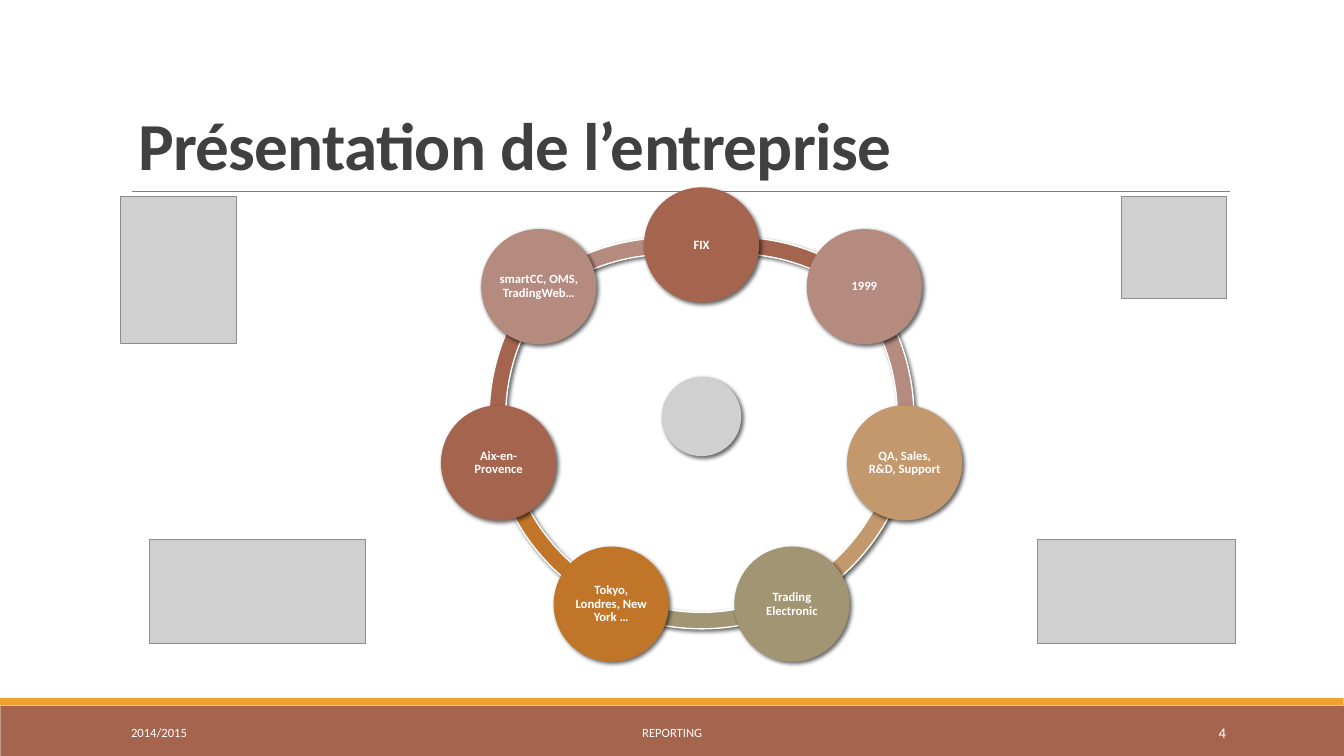
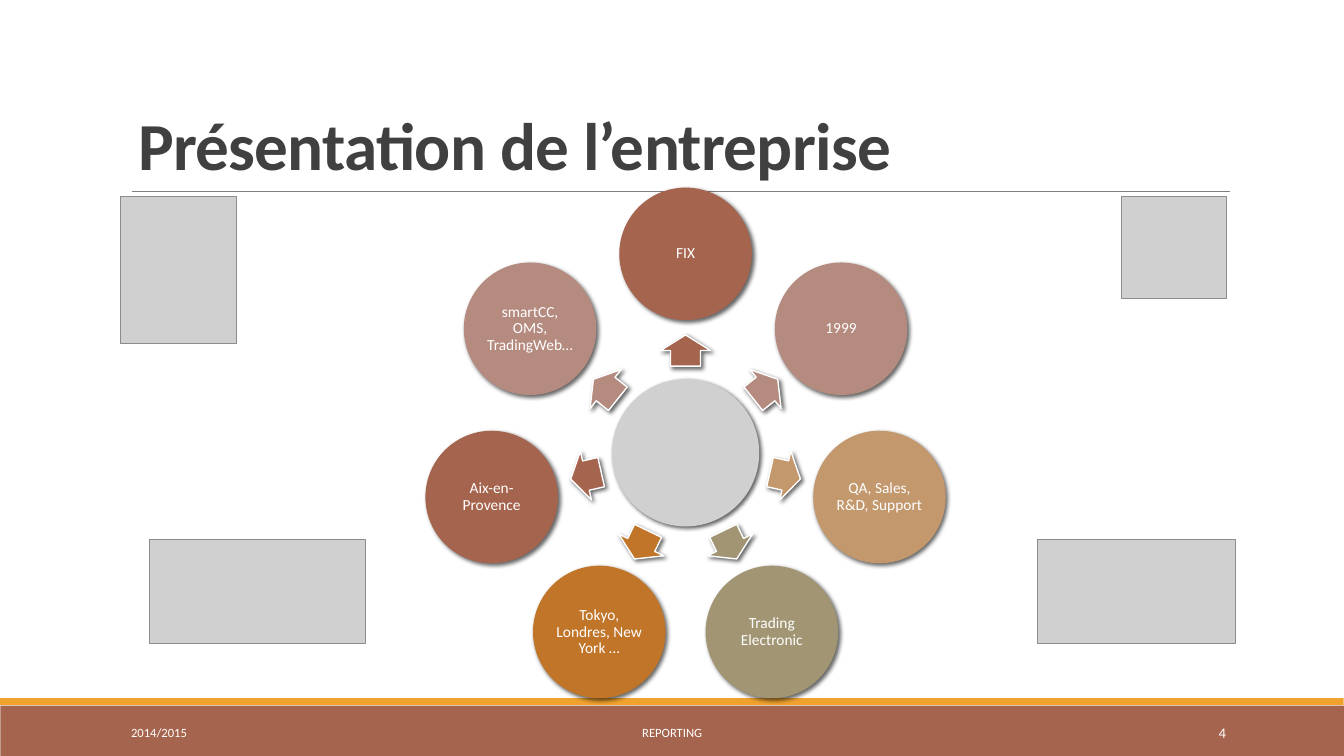
Before and after one commit to seddikouiss/data, a slide deck: slide 4 of RAPORT/Reporting_Presentation_V2.pptx. Drawn at 1344x756 pixels with LibreOffice and Linux fonts; fonts in the diff are those of the drawing; grey boxes stand for pictures. Boxes give left, top, right and bottom in pixels: in the first picture for what was removed or moved away, otherwise in the second. Text is boxed around its words. In the diff, an @@ line names an element or a change of style, - is before the commit and + after.

Commit message:
update Presentation

```diff
--- a/RAPORT/Reporting_Presentation_V2.pptx
+++ b/RAPORT/Reporting_Presentation_V2.pptx
@@ ellipse: place and size @@
-ellipse at [644, 188, 759, 302]
+ellipse at [619, 188, 751, 320]
@@ text "FIX": place and size @@
-text "FIX" at [694, 241, 710, 249]
+text "FIX" at [676, 248, 695, 258]
@@ group removed at [455, 205, 948, 663]: 7 arch (boxed as its full ring)s @@
@@ ellipse: place and size @@
-ellipse at [481, 229, 596, 344]
+ellipse at [464, 262, 596, 394]
@@ ellipse: place and size @@
-ellipse at [807, 229, 922, 344]
+ellipse at [775, 262, 907, 394]
@@ text "smartCC, OMS, TradingWeb…": place and size @@
-text "smartCC, OMS, TradingWeb…" at [500, 275, 578, 299]
+text "smartCC, OMS, TradingWeb…" at [487, 307, 573, 353]
@@ size 9 to 11 pt, bold off in 7 elements at [676, 248, 695, 258], [556, 609, 642, 653], [463, 482, 521, 510], [741, 617, 803, 645], [487, 307, 573, 353], [837, 482, 922, 513], [825, 323, 856, 333] @@
@@ text "1999": place and size @@
-text "1999" at [852, 282, 878, 290]
+text "1999" at [825, 323, 856, 333]
@@ group added at [565, 335, 807, 570]: 7 right arrows @@
@@ picture: place and size @@
-picture at [662, 377, 742, 457]
+picture at [612, 379, 759, 526]
@@ ellipse: place and size @@
-ellipse at [441, 405, 556, 520]
+ellipse at [425, 431, 558, 563]
@@ ellipse: place and size @@
-ellipse at [847, 405, 962, 520]
+ellipse at [814, 431, 946, 563]
@@ text "Aix-en-Provence": place and size @@
-text "Aix-en-Provence" at [474, 451, 522, 473]
+text "Aix-en-Provence" at [463, 482, 521, 510]
@@ text "QA, Sales, R&D, Support": place and size @@
-text "QA, Sales, R&D, Support" at [869, 451, 941, 475]
+text "QA, Sales, R&D, Support" at [837, 482, 922, 513]
@@ ellipse: place and size @@
-ellipse at [554, 546, 668, 661]
+ellipse at [533, 566, 665, 698]
@@ ellipse: place and size @@
-ellipse at [735, 546, 850, 661]
+ellipse at [706, 566, 838, 698]
@@ text "Tokyo, Londres, New York …": place and size @@
-text "Tokyo, Londres, New York …" at [576, 585, 647, 621]
+text "Tokyo, Londres, New York …" at [556, 609, 642, 653]
@@ text "Trading Electronic": place and size @@
-text "Trading Electronic" at [766, 592, 817, 615]
+text "Trading Electronic" at [741, 617, 803, 645]
```
Also in this commit, not shown: 17 other slides changed, 1 other file.
